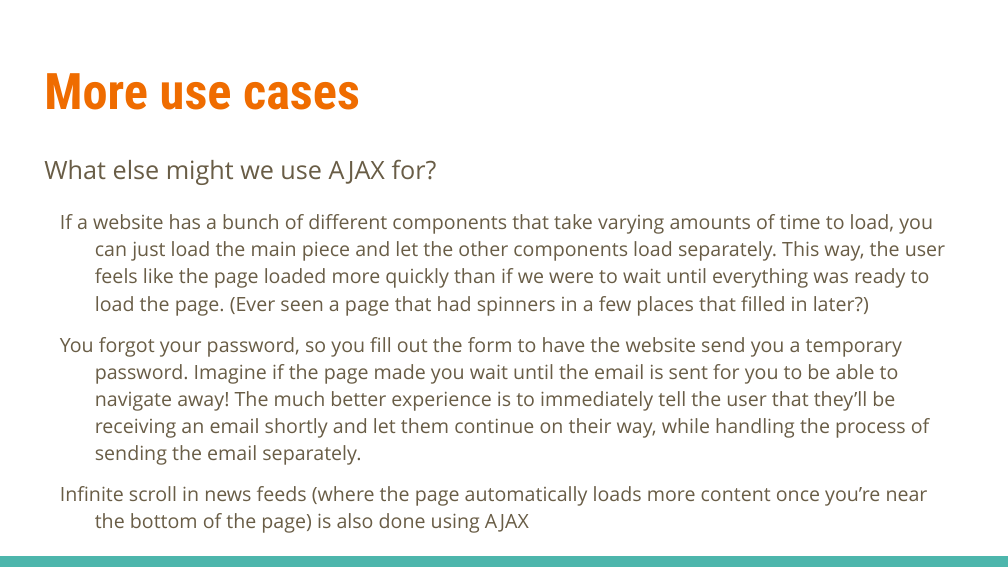
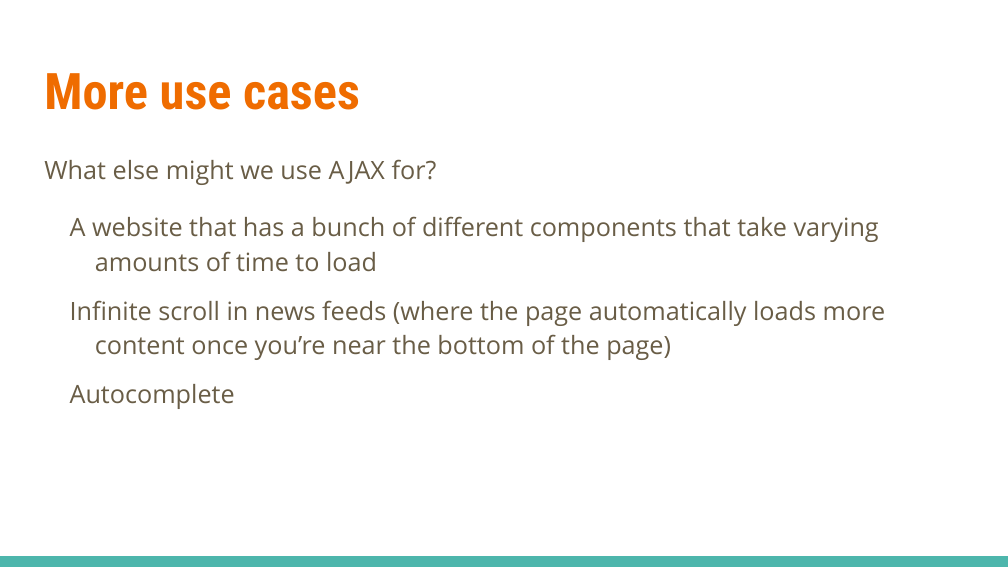
Before and after one commit to linkedin/high-school-trainee, a slide deck: slide 13 of Week_2/Lectures/2.4_JavaScript_jQuery_and_AJAX.pptx (slide 12 before the commit). Drawn at 1008x567 pixels with LibreOffice and Linux fonts; fonts in the diff are those of the drawing. Boxes give left, top, right and bottom in pixels: in the first picture for what was removed or moved away, otherwise in the second. Text is boxed around its words. In the diff, an @@ line names an element or a change of style, - is before the commit and + after.

```diff
--- a/Week_2/Lectures/2.4_JavaScript_jQuery_and_AJAX.pptx
+++ b/Week_2/Lectures/2.4_JavaScript_jQuery_and_AJAX.pptx
@@ text at (70,216,886,409): text changed; size 14 to 18 pt @@
-If a website has a bunch of different components that take varying amounts of time to load, you can just load the main piece and let the other components load separately. This way, the user feels like the page loaded more quickly than if we were to wait until everything was ready to load the page. (Ever seen a page that had spinners in a few places that filled in later?)
-You forgot your password, so you fill out the form to have the website send you a temporary password. Imagine if the page made you wait until the email is sent for you to be able to navigate away! The much better experience is to immediately tell the user that they’ll be receiving an email shortly and let them continue on their way, while handling the process of sending the email separately.
-Infinite scroll in news feeds (where the page automatically loads more content once you’re near the bottom of the page) is also done using AJAX
+A website that has a bunch of different components that take varying amounts of time to load
+Infinite scroll in news feeds (where the page automatically loads more content once you’re near the bottom of the page)
+Autocomplete
```
Also in this commit, not shown: 9 other slides changed, 1 slide added, 16 other files.
